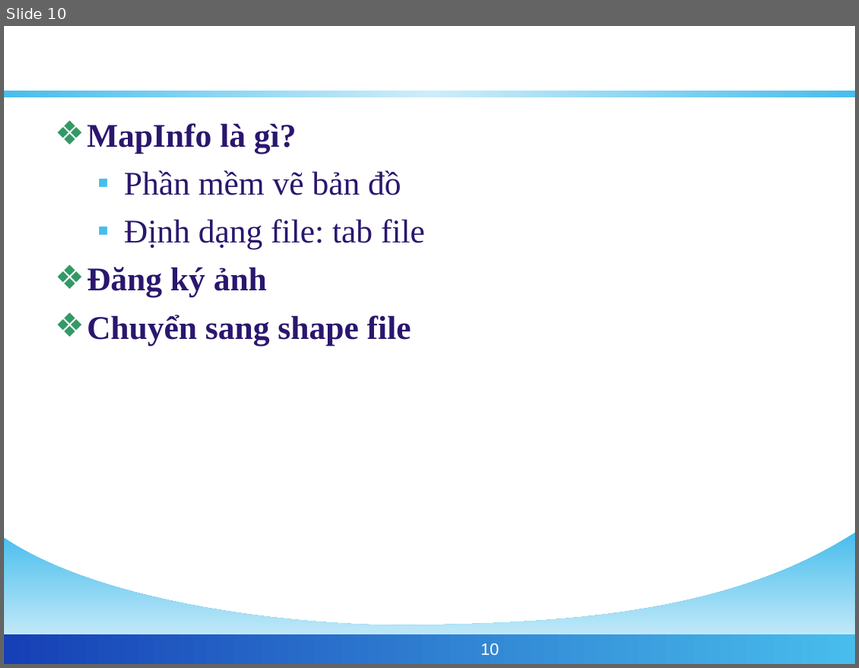
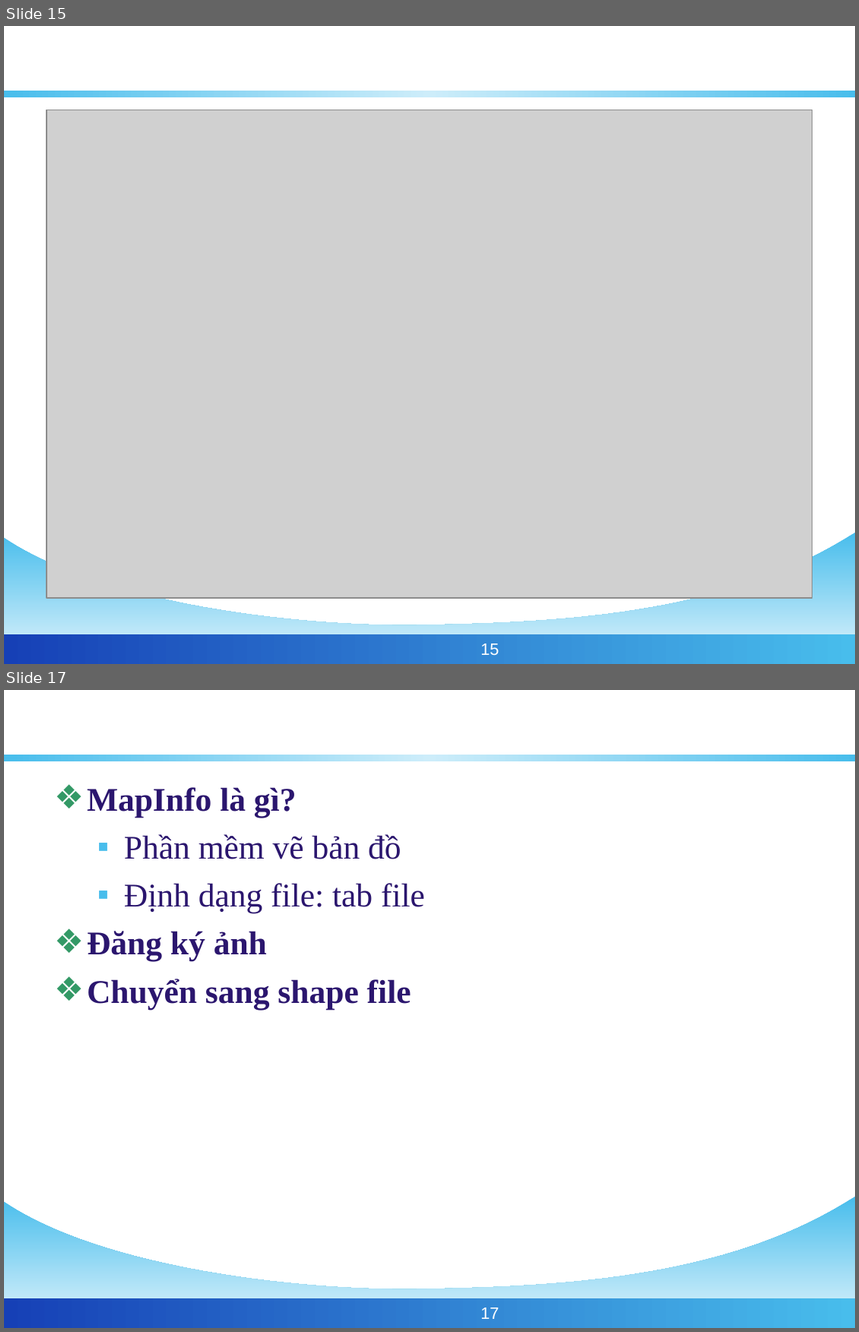
Before and after one commit to phamngsinh/cantho-webgis, a slide deck: Document/Bao Cao/BaoCaoLuanVan.ppt. Shown one above the other, each under a label of ours: slide 10 before the commit, slides 15 and 17 after it; the slides between them are not shown. The pictures are 859x668 and 859x1332 pixels, drawn with LibreOffice and Linux fonts; fonts in the diff are those of the drawing; grey boxes stand for pictures; background and template pictures are left out. Boxes give left, top, right and bottom in pixels: in the first picture for what was removed or moved away, otherwise in the second. Text is boxed around its words. In the diff, an @@ line names an element or a change of style, - is before the commit and + after.

```diff
--- a/Document/Bao Cao/BaoCaoLuanVan.ppt
+++ b/Document/Bao Cao/BaoCaoLuanVan.ppt
@@ slide 15 added at <box>4,26,855,664</box>, background #FFFFFF; not listed: 3 template elements that a slide beside it also shows @@
@@ title added at <box>194,47,664,91</box>, 32 pt, text #FFFFFF, bold @@
+HỆ CSDL KHÔNG GIAN
@@ picture added at <box>47,110,813,598</box> @@
@@ page number added at <box>481,644,499,655</box>, 14 pt, text #FFFFFF @@
+15
@@ what was slide 10 is now slide 17 @@
@@ page number at <box>481,1308,499,1319</box>: text changed @@
-10
+17
```
Also in this commit, not shown: 7 slides changed, 6 other slides added.
